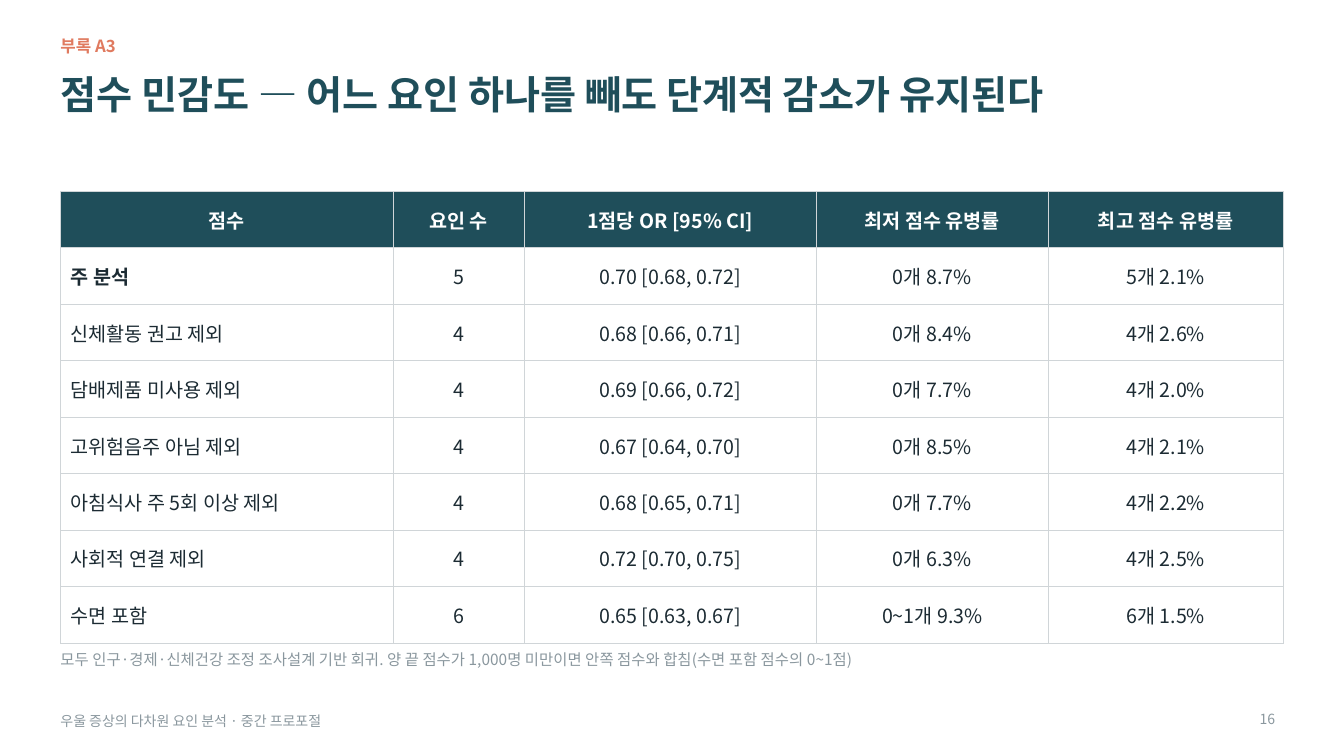
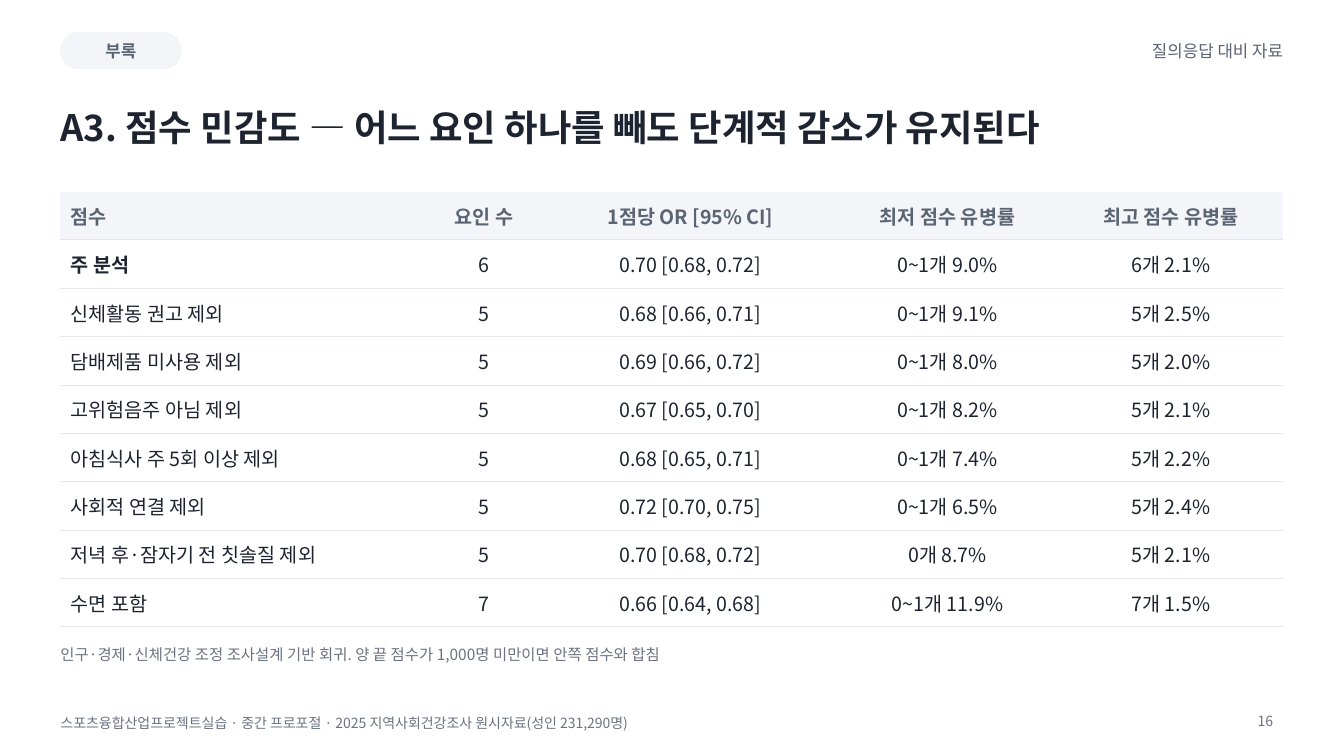
Before and after one commit to 202103116-stack/Depression_MultiDomain_Capstone, a slide deck: slide 16 of presentation/proposal_v2.pptx. Drawn at 1344x756 pixels with LibreOffice and Linux fonts; fonts in the diff are those of the drawing. Boxes give left, top, right and bottom in pixels: in the first picture for what was removed or moved away, otherwise in the second. Text is boxed around its words. In the diff, an @@ line names an element or a change of style, - is before the commit and + after.

```diff
--- a/presentation/proposal_v2.pptx
+++ b/presentation/proposal_v2.pptx
@@ text removed at [60,38,116,54] @@
-부록 A3
@@ rounded rectangle added at [60,32,181,69], fill #F3F5F8, outline #F3F5F8 0.75 pt, 12 pt, text #5B6472, bold @@
+부록
@@ text added at [1152,43,1283,59], 12 pt, text #5B6472 @@
+질의응답 대비 자료
@@ title "A3. 점수 민감도 — 어느 ..." at [60,110,1040,145]: vertical alignment top to middle @@
@@ title at [60,110,1040,145]: text changed; size 28 to 26 pt; text colour #1F4E5A to #1D2430 @@
-점수 민감도 — 어느 요인 하나를 빼도 단계적 감소가 유지된다
+A3. 점수 민감도 — 어느 요인 하나를 빼도 단계적 감소가 유지된다
@@ table at [60,192,1284,619] @@
-row 2: 주 분석 | 5 | 0.70 [0.68, 0.72] | 0개 8.7% | 5개 2.1%
-row 3: 신체활동 권고 제외 | 4 | 0.68 [0.66, 0.71] | 0개 8.4% | 4개 2.6%
-row 4: 담배제품 미사용 제외 | 4 | 0.69 [0.66, 0.72] | 0개 7.7% | 4개 2.0%
-row 5: 고위험음주 아님 제외 | 4 | 0.67 [0.64, 0.70] | 0개 8.5% | 4개 2.1%
-row 6: 아침식사 주 5회 이상 제외 | 4 | 0.68 [0.65, 0.71] | 0개 7.7% | 4개 2.2%
-row 7: 사회적 연결 제외 | 4 | 0.72 [0.70, 0.75] | 0개 6.3% | 4개 2.5%
-row 8: 수면 포함 | 6 | 0.65 [0.63, 0.67] | 0~1개 9.3% | 6개 1.5%
+row 2: 주 분석 | 6 | 0.70 [0.68, 0.72] | 0~1개 9.0% | 6개 2.1%
+row 3: 신체활동 권고 제외 | 5 | 0.68 [0.66, 0.71] | 0~1개 9.1% | 5개 2.5%
+row 4: 담배제품 미사용 제외 | 5 | 0.69 [0.66, 0.72] | 0~1개 8.0% | 5개 2.0%
+row 5: 고위험음주 아님 제외 | 5 | 0.67 [0.65, 0.70] | 0~1개 8.2% | 5개 2.1%
+row 6: 아침식사 주 5회 이상 제외 | 5 | 0.68 [0.65, 0.71] | 0~1개 7.4% | 5개 2.2%
+row 7: 사회적 연결 제외 | 5 | 0.72 [0.70, 0.75] | 0~1개 6.5% | 5개 2.4%
+row 8: 저녁 후·잠자기 전 칫솔질 제외 | 5 | 0.70 [0.68, 0.72] | 0개 8.7% | 5개 2.1%
+row 9: 수면 포함 | 7 | 0.66 [0.64, 0.68] | 0~1개 11.9% | 7개 1.5%
@@ text at [60,647,659,663]: text changed; text colour #8A979E to #6B7280 @@
-모두 인구·경제·신체건강 조정 조사설계 기반 회귀. 양 끝 점수가 1,000명 미만이면 안쪽 점수와 합침(수면 포함 점수의 0~1점)
+인구·경제·신체건강 조정 조사설계 기반 회귀. 양 끝 점수가 1,000명 미만이면 안쪽 점수와 합침
@@ text removed at [60,714,321,727] @@
-우울 증상의 다차원 요인 분석 · 중간 프로포절
@@ text added at [60,716,628,731], 10 pt, text #6B7280 @@
+스포츠융합산업프로젝트실습 · 중간 프로포절 · 2025 지역사회건강조사 원시자료(성인 231,290명)
@@ page number at [1258,715,1274,726]: text colour #8A979E to #6B7280 @@
```
Also in this commit, not shown: 16 other slides changed, 1 other file.
